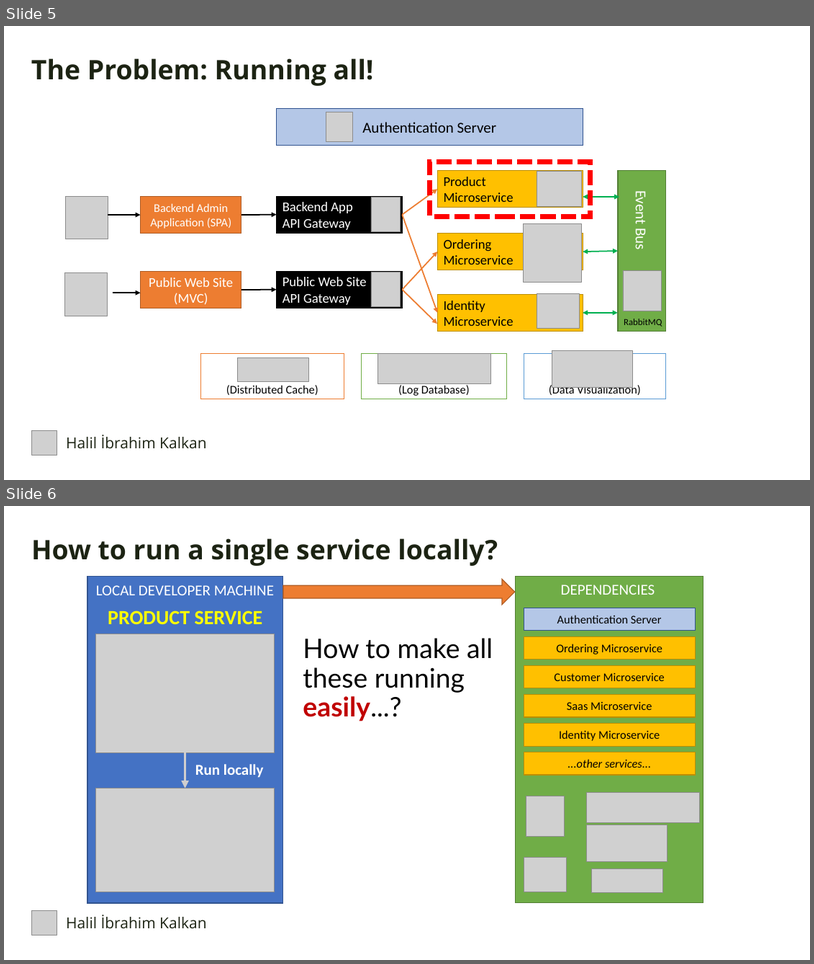
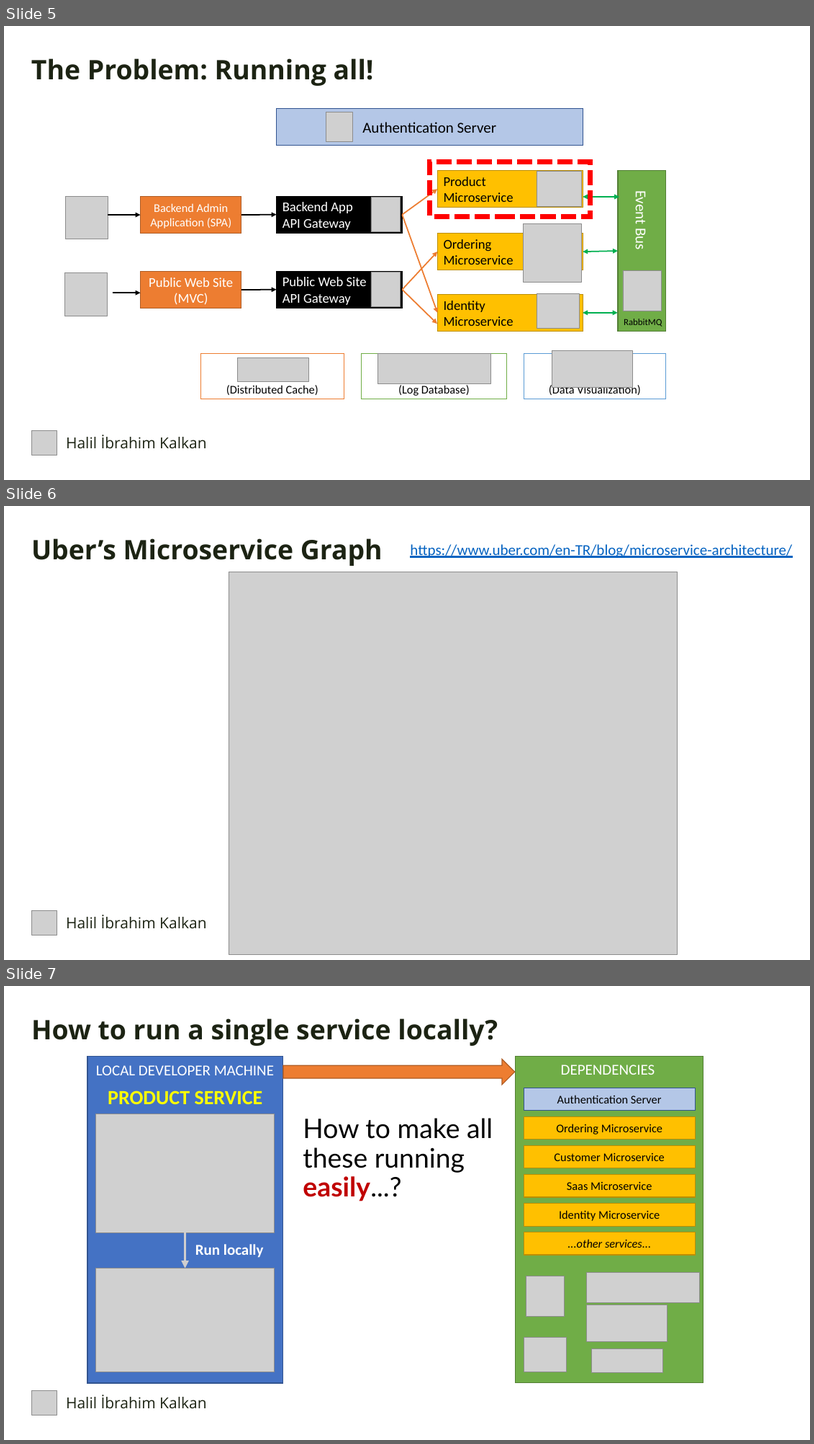
Before and after one commit to hikalkan/presentations, a slide deck: 2023-10-07 Devnot Kubernetes Integrated Development/KubernetesIntegratedDevelopment2023.pptx. Shown one above the other, each under a label of ours: slides 5 and 6 before the commit, slides 5, 6 and 7 after it. The pictures are 814x964 and 814x1444 pixels, drawn with LibreOffice and Linux fonts; fonts in the diff are those of the drawing; grey boxes stand for pictures; background and template pictures are left out. Boxes give left, top, right and bottom in pixels: in the first picture for what was removed or moved away, otherwise in the second. Text is boxed around its words. In the diff, an @@ line names an element or a change of style, - is before the commit and + after.

```diff
--- a/2023-10-07 Devnot Kubernetes Integrated Development/KubernetesIntegratedDevelopment2023.pptx
+++ b/2023-10-07 Devnot Kubernetes Integrated Development/KubernetesIntegratedDevelopment2023.pptx
@@ slide 6 added at [4, 506, 810, 960], background picture (left out) @@
@@ text added at [31, 538, 383, 566], 32 pt, text #1C2313, bold @@
+Uber’s Microservice Graph
@@ text added at [410, 544, 792, 558], 18 pt, text #0563C1, underline @@
+https://www.uber.com/en-TR/blog/microservice-architecture/
@@ picture added at [229, 572, 678, 955] @@
@@ picture added at [32, 910, 57, 935] @@
@@ text added at [66, 914, 206, 929], 18 pt, text #1C2313 @@
+Halil İbrahim Kalkan
@@ what was slide 6 is now slide 7 @@
```
